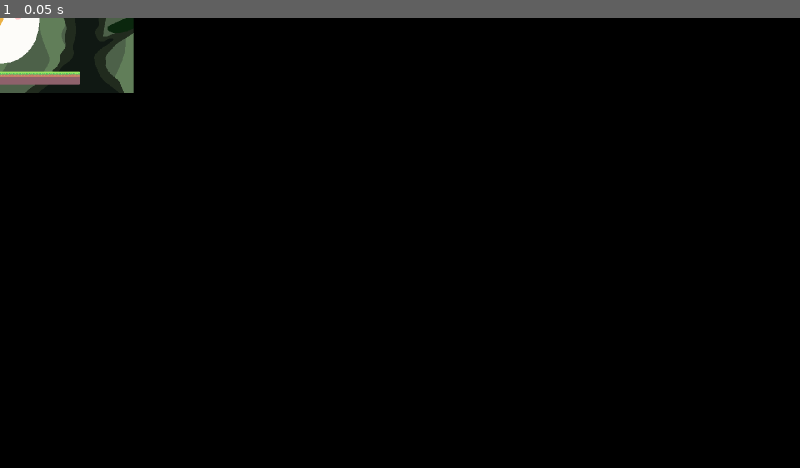
Above: before the commit, frame 1.
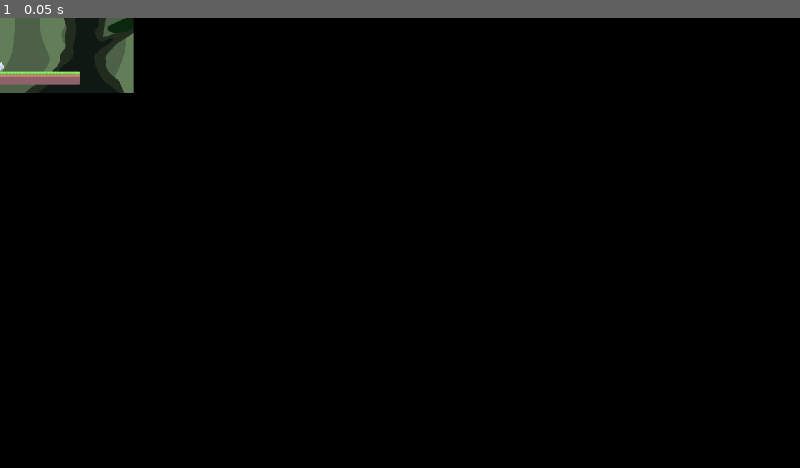
Above: after the commit, the same moment.

Repository: FluffyLuffie/JumpRegu
Game: Godot game, scene res://scenes/levels/2_12.tscn
The game is run twice, just before and just after one commit, with the same random seed, the same clock (stepped at 60 frames per second) and the same inputs. This scene is started directly instead of the project's main scene.
Inputs:
- Up to frame 1 (0.05 s): no input

The runs differ from the first frame. In frame 1, 0.4% of the frame differs, in the area x 0-5%, y 0-12%.
Error in both runs: Attempt to call function 'add_child' in base 'null instance' on a null instance. (res://scripts/GameStates.gd:52)

Commit message:
changed bigChicken to zeno, updated animation

Diff:
--- a/project.godot
+++ b/project.godot
@@ -7,6 +7,16 @@
 ;   param=value ; assign values to parameters
 
 config_version=4
+
+_global_script_classes=[ {
+"base": "KinematicBody2D",
+"class": "Regu",
+"language": "GDScript",
+"path": "res://scripts/Regu.gd"
+} ]
+_global_script_class_icons={
+"Regu": ""
+}
 
 [application]
 
--- a/scenes/Inari.tscn
+++ b/scenes/Inari.tscn
@@ -27,12 +27,11 @@
 
 [node name="Sprite" type="Sprite" parent="."]
 texture = ExtResource( 2 )
-offset = Vector2( 0, -9 )
+offset = Vector2( 0, -5 )
 region_enabled = true
 region_rect = Rect2( 0, 0, 32, 32 )
 
 [node name="CollisionShape2D" type="CollisionShape2D" parent="."]
-position = Vector2( 0, -4 )
 shape = SubResource( 1 )
 
 [node name="AnimationPlayer" type="AnimationPlayer" parent="."]
--- a/scenes/BigChicken.tscn
+++ b/scenes/Mishiro.tscn
@@ -1,12 +1,10 @@
-[gd_scene load_steps=6 format=2]
+[gd_scene load_steps=7 format=2]
 
-[ext_resource path="res://sprites/bigChicken.png" type="Texture" id=1]
-[ext_resource path="res://scripts/BigChicken.gd" type="Script" id=2]
+[ext_resource path="res://sprites/mishiro.png" type="Texture" id=1]
+[ext_resource path="res://scripts/Mishiro.gd" type="Script" id=2]
 [ext_resource path="res://sprites/pixel.png" type="Texture" id=3]
 
-[sub_resource type="CapsuleShape2D" id=1]
-radius = 80.0
-height = 60.0
+[sub_resource type="RectangleShape2D" id=3]
 
 [sub_resource type="Animation" id=2]
 resource_name = "flash"
@@ -38,15 +36,33 @@
 } ]
 }
 
-[node name="BigChicken" type="Area2D"]
+[sub_resource type="Animation" id=4]
+resource_name = "idle"
+loop = true
+tracks/0/type = "value"
+tracks/0/path = NodePath("Sprite:region_rect")
+tracks/0/interp = 0
+tracks/0/loop_wrap = true
+tracks/0/imported = false
+tracks/0/enabled = true
+tracks/0/keys = {
+"times": PoolRealArray( 0, 0.5 ),
+"transitions": PoolRealArray( 1, 1 ),
+"update": 1,
+"values": [ Rect2( 0, 0, 32, 32 ), Rect2( 32, 0, 32, 32 ) ]
+}
+
+[node name="Mishiro" type="Area2D"]
 script = ExtResource( 2 )
 
 [node name="Sprite" type="Sprite" parent="."]
 texture = ExtResource( 1 )
-offset = Vector2( 0, -4 )
+offset = Vector2( 0, -5 )
+region_enabled = true
+region_rect = Rect2( 0, 0, 32, 32 )
 
 [node name="CollisionShape2D" type="CollisionShape2D" parent="."]
-shape = SubResource( 1 )
+shape = SubResource( 3 )
 
 [node name="White" type="Sprite" parent="."]
 modulate = Color( 1, 1, 1, 0 )
@@ -55,4 +71,6 @@
 texture = ExtResource( 3 )
 
 [node name="AnimationPlayer" type="AnimationPlayer" parent="."]
+autoplay = "idle"
 anims/flash = SubResource( 2 )
+anims/idle = SubResource( 4 )
--- a/scenes/Regu.tscn
+++ b/scenes/Regu.tscn
@@ -10,9 +10,119 @@
 [sub_resource type="RectangleShape2D" id=1]
 extents = Vector2( 4, 7 )
 
+[sub_resource type="Animation" id=4]
+resource_name = "charge"
+tracks/0/type = "value"
+tracks/0/path = NodePath("Sprite:region_rect")
+tracks/0/interp = 1
+tracks/0/loop_wrap = true
+tracks/0/imported = false
+tracks/0/enabled = true
+tracks/0/keys = {
+"times": PoolRealArray( 0 ),
+"transitions": PoolRealArray( 1 ),
+"update": 0,
+"values": [ Rect2( 0, 64, 32, 32 ) ]
+}
+
+[sub_resource type="Animation" id=5]
+resource_name = "fall"
+tracks/0/type = "value"
+tracks/0/path = NodePath("Sprite:region_rect")
+tracks/0/interp = 1
+tracks/0/loop_wrap = true
+tracks/0/imported = false
+tracks/0/enabled = true
+tracks/0/keys = {
+"times": PoolRealArray( 0 ),
+"transitions": PoolRealArray( 1 ),
+"update": 0,
+"values": [ Rect2( 0, 128, 32, 32 ) ]
+}
+
+[sub_resource type="Animation" id=6]
+resource_name = "idle"
+length = 2.0
+loop = true
+step = 0.5
+tracks/0/type = "value"
+tracks/0/path = NodePath("Sprite:region_rect")
+tracks/0/interp = 1
+tracks/0/loop_wrap = true
+tracks/0/imported = false
+tracks/0/enabled = true
+tracks/0/keys = {
+"times": PoolRealArray( 0, 0.5, 1, 1.5 ),
+"transitions": PoolRealArray( 1, 1, 1, 1 ),
+"update": 1,
+"values": [ Rect2( 0, 0, 32, 32 ), Rect2( 32, 0, 32, 32 ), Rect2( 64, 0, 32, 32 ), Rect2( 96, 0, 32, 32 ) ]
+}
+
+[sub_resource type="Animation" id=7]
+resource_name = "rise"
+tracks/0/type = "value"
+tracks/0/path = NodePath("Sprite:region_rect")
+tracks/0/interp = 1
+tracks/0/loop_wrap = true
+tracks/0/imported = false
+tracks/0/enabled = true
+tracks/0/keys = {
+"times": PoolRealArray( 0 ),
+"transitions": PoolRealArray( 1 ),
+"update": 0,
+"values": [ Rect2( 0, 96, 32, 32 ) ]
+}
+
+[sub_resource type="Animation" id=8]
+resource_name = "splat"
+tracks/0/type = "value"
+tracks/0/path = NodePath("Sprite:region_rect")
+tracks/0/interp = 1
+tracks/0/loop_wrap = true
+tracks/0/imported = false
+tracks/0/enabled = true
+tracks/0/keys = {
+"times": PoolRealArray( 0 ),
+"transitions": PoolRealArray( 1 ),
+"update": 0,
+"values": [ Rect2( 0, 192, 32, 32 ) ]
+}
+
+[sub_resource type="Animation" id=3]
+resource_name = "stun"
+tracks/0/type = "value"
+tracks/0/path = NodePath("Sprite:region_rect")
+tracks/0/interp = 1
+tracks/0/loop_wrap = true
+tracks/0/imported = false
+tracks/0/enabled = true
+tracks/0/keys = {
+"times": PoolRealArray( 0 ),
+"transitions": PoolRealArray( 1 ),
+"update": 0,
+"values": [ Rect2( 0, 160, 32, 32 ) ]
+}
+
+[sub_resource type="Animation" id=9]
+resource_name = "walk"
+loop = true
+step = 0.25
+tracks/0/type = "value"
+tracks/0/path = NodePath("Sprite:region_rect")
+tracks/0/interp = 1
+tracks/0/loop_wrap = true
+tracks/0/imported = false
+tracks/0/enabled = true
+tracks/0/keys = {
+"times": PoolRealArray( 0, 0.25, 0.5, 0.75 ),
+"transitions": PoolRealArray( 1, 1, 1, 1 ),
+"update": 1,
+"values": [ Rect2( 0, 32, 32, 32 ), Rect2( 32, 32, 32, 32 ), Rect2( 64, 32, 32, 32 ), Rect2( 96, 32, 32, 32 ) ]
+}
+
 [sub_resource type="Animation" id=2]
 resource_name = "zenoJump"
-length = 3.0
+length = 5.0
 tracks/0/type = "method"
 tracks/0/path = NodePath(".")
 tracks/0/interp = 1
@@ -20,7 +130,7 @@
 tracks/0/imported = false
 tracks/0/enabled = true
 tracks/0/keys = {
-"times": PoolRealArray( 3 ),
+"times": PoolRealArray( 5 ),
 "transitions": PoolRealArray( 1 ),
 "values": [ {
 "args": [  ],
@@ -36,7 +146,7 @@
 offset = Vector2( 0, -9 )
 flip_h = true
 region_enabled = true
-region_rect = Rect2( 0, 0, 32, 32 )
+region_rect = Rect2( 0, 160, 32, 32 )
 
 [node name="CollisionShape2D" type="CollisionShape2D" parent="."]
 shape = SubResource( 1 )
@@ -62,4 +172,12 @@
 bus = "SoundEffects"
 
 [node name="AnimationPlayer" type="AnimationPlayer" parent="."]
+autoplay = "idle"
+anims/charge = SubResource( 4 )
+anims/fall = SubResource( 5 )
+anims/idle = SubResource( 6 )
+anims/rise = SubResource( 7 )
+anims/splat = SubResource( 8 )
+anims/stun = SubResource( 3 )
+anims/walk = SubResource( 9 )
 anims/zenoJump = SubResource( 2 )
--- a/scenes/levels/2_11.tscn
+++ b/scenes/levels/2_11.tscn
@@ -20,4 +20,4 @@
 position = Vector2( -185, 18 )
 
 [node name="Inari" parent="." instance=ExtResource( 4 )]
-position = Vector2( -120, 41 )
+position = Vector2( -120, 37 )
--- a/scenes/levels/2_12.tscn
+++ b/scenes/levels/2_12.tscn
@@ -2,7 +2,7 @@
 
 [ext_resource path="res://tilesets/grass.tres" type="TileSet" id=1]
 [ext_resource path="res://sprites/backgrounds/0.png" type="Texture" id=2]
-[ext_resource path="res://scenes/BigChicken.tscn" type="PackedScene" id=3]
+[ext_resource path="res://scenes/Mishiro.tscn" type="PackedScene" id=3]
 
 [node name="2_12" type="Node2D"]
 
@@ -15,6 +15,7 @@
 format = 1
 tile_data = PoolIntArray( 589812, 0, 0, 589813, 0, 1, 589814, 0, 1, 589815, 0, 1, 589816, 0, 1, 589817, 0, 1, 589818, 0 …(699 unchanged characters)…
 
-[node name="BigChicken" parent="." instance=ExtResource( 3 )]
+[node name="Mishiro" parent="." instance=ExtResource( 3 )]
+position = Vector2( 0, 117 )
 
-[connection signal="body_entered" from="BigChicken" to="BigChicken" method="_on_BigChicken_body_entered"]
+[connection signal="body_entered" from="Mishiro" to="Mishiro" method="_on_BigChicken_body_entered"]
--- a/scripts/BigChicken.gd
+++ b/scripts/Mishiro.gd
@@ -1,4 +1,7 @@
 extends Area2D
+
+func _ready() -> void:
+	$White.global_position = Vector2.ZERO
 
 # warning-ignore:unused_argument
 func _on_BigChicken_body_entered(body: Node) -> void:
@@ -11,4 +14,4 @@
 func open():
 	$Sprite.modulate.a = 0.0
 	GameStates.player.game_clear()
-	GameStates.player.get_node('AnimationPlayer').play('zenoJump')
+	GameStates.player.state = Regu.State.zenoJump
--- a/scripts/Regu.gd
+++ b/scripts/Regu.gd
@@ -1,14 +1,17 @@
+class_name Regu
+
 extends KinematicBody2D
 
 # not the most beautiful code, but it does work (most of the time)
 
-enum State{idle, walk, charge, rise, fall, stun, splat}
+enum State{idle, walk, charge, rise, fall, stun, splat, zenoJump}
 
 onready var sprite = $Sprite
 onready var soundJump = $SoundJump
 onready var soundLand = $SoundLand
 onready var soundBump = $SoundBump
 onready var soundSplat = $SoundSplat
+onready var ap = $AnimationPlayer
 
 var walk_speed:float = 75
 var jump_speed:float = 150
@@ -23,105 +26,97 @@
 var jump_charge:int = 0
 
 var state = State.idle
-var animation_timer:float = 0.0
 var falling_frames: int = 0
 
 # warning-ignore:unused_argument
 func _process(delta):
-	if state < 2:
-		sprite.region_rect.position = Vector2((int(animation_timer * 4) % 4) * 32, state * 32)
-	else:
-		sprite.region_rect.position = Vector2(0, state * 32)
-	animation_timer += delta
+	ap.play(State.keys()[state])
 
 func _physics_process(delta):
+	if state == State.zenoJump:
+		return
+
 	if Input.is_action_just_pressed("teleport"):
 		position = get_global_mouse_position()
-
 
 	# warning-ignore:return_value_discarded
 	var next_velocity: Vector2 = move_and_slide(velocity, Vector2.UP)
 	var last_col: KinematicCollision2D = get_last_slide_collision()
 
+	if Input.is_action_just_pressed("jump"):
+		jump_charging = true
 
-	if !GameStates.cutscene:
-		if Input.is_action_just_pressed("jump"):
-			jump_charging = true
+	if last_col:
+		#if on flat ground
+		if (is_on_floor() and last_col.normal.y == 0.0) or (velocity.y >= 0.0 and last_col.normal.x == 0.0):
+			#if falling fast, splat
+			if state == State.fall or state == State.stun:
+				if falling_frames >= fall_splat_frames:
+					soundSplat.play()
+					state = State.splat
+				else:
+					soundLand.play()
+			falling_frames = 0
 
-		if last_col:
-			#if on flat ground
-			if (is_on_floor() and last_col.normal.y == 0.0) or (velocity.y >= 0.0 and last_col.normal.x == 0.0):
-				#if falling fast, splat
-				if state == State.fall or state == State.stun:
-					if falling_frames >= fall_splat_frames:
-						soundSplat.play()
-						state = State.splat
+			velocity = Vector2()
+			if jump_charging and Input.is_action_pressed("jump") && !GameStates.cutscene:
+				if jump_charge < max_jump_charge:
+					jump_charge += 1
+					state = State.charge
+			else:
+				if jump_charging and Input.is_action_just_released("jump") && !GameStates.cutscene:
+					soundJump.play()
+					velocity.y = -((float(jump_charge) / max_jump_charge) * (max_jump_speed - min_jump_speed) + min_jump_speed)
+					state = State.rise
+					if Input.is_action_pressed("right"):
+						velocity.x = jump_speed
+					if Input.is_action_pressed("left"):
+						velocity.x -= jump_speed
+				elif state != State.splat:
+					if Input.is_action_pressed("right") && !GameStates.cutscene:
+						velocity.x = walk_speed
+					if Input.is_action_pressed("left") && !GameStates.cutscene:
+						velocity.x -= walk_speed
+
+					if velocity.x != 0.0:
+						state = State.walk
 					else:
-						soundLand.play()
-				falling_frames = 0
+						state = State.idle
+			if velocity.x > 0.0:
+				sprite.flip_h = false
+			elif velocity.x < 0.0:
+				sprite.flip_h = true
+		# if wall hit in air
+		elif last_col.normal.y == 0.0 and velocity.x != 0.0 and not is_on_floor():
+			soundBump.play()
+			state = State.stun
+			velocity.x = -velocity.x / 2.0
+		#if ceiling
+		elif is_on_ceiling():
+			soundBump.play()
+			state = State.stun
+			velocity.y = -velocity.y / 2.0
+		#if on slope
+		elif last_col.normal.y != 0.0:
+			state = State.stun
+			falling_frames = 0
 
-				velocity = Vector2()
-				if jump_charging and Input.is_action_pressed("jump"):
-					if jump_charge < max_jump_charge:
-						jump_charge += 1
-						state = State.charge
-				else:
-					if jump_charging and Input.is_action_just_released("jump"):
-						soundJump.play()
-						velocity.y = -((float(jump_charge) / max_jump_charge) * (max_jump_speed - min_jump_speed) + min_jump_speed)
-						state = State.rise
-						if Input.is_action_pressed("right"):
-							velocity.x = jump_speed
-						if Input.is_action_pressed("left"):
-							velocity.x -= jump_speed
-					elif state != State.splat:
-						if Input.is_action_just_pressed("left") or Input.is_action_just_pressed("right"):
-							animation_timer = 0.0
+			velocity.y = min(next_velocity.y + GameStates.gravity * delta / 3.0, terminal_velocity / 3.0)
+			#if slide right
+			if get_floor_normal().x > 0.0:
+				velocity.x = min(next_velocity.x + GameStates.gravity * delta / 3.0, terminal_velocity / 3.0)
+			else:
+				velocity.x = max(next_velocity.x - GameStates.gravity * delta / 3.0, -terminal_velocity / 3.0)
 
-						if Input.is_action_pressed("right"):
-							velocity.x = walk_speed
-						if Input.is_action_pressed("left"):
-							velocity.x -= walk_speed
+	else:
+		if state != State.stun:
+			if velocity.y < 0.0:
+				state = State.rise
+			else:
+				state = State.fall
 
-						if velocity.x != 0.0:
-							state = State.walk
-						else:
-							state = State.idle
-				if velocity.x > 0.0:
-					sprite.flip_h = false
-				elif velocity.x < 0.0:
-					sprite.flip_h = true
-			# if wall hit in air
-			elif last_col.normal.y == 0.0 and velocity.x != 0.0 and not is_on_floor():
-				soundBump.play()
-				state = State.stun
-				velocity.x = -velocity.x / 2.0
-			#if ceiling
-			elif is_on_ceiling():
-				soundBump.play()
-				state = State.stun
-				velocity.y = -velocity.y / 2.0
-			#if on slope
-			elif last_col.normal.y != 0.0:
-				state = State.stun
-				falling_frames = 0
-
-				velocity.y = min(next_velocity.y + GameStates.gravity * delta / 3.0, terminal_velocity / 3.0)
-				#if slide right
-				if get_floor_normal().x > 0.0:
-					velocity.x = min(next_velocity.x + GameStates.gravity * delta / 3.0, terminal_velocity / 3.0)
-				else:
-					velocity.x = max(next_velocity.x - GameStates.gravity * delta / 3.0, -terminal_velocity / 3.0)
-
-		else:
-			if state != State.stun:
-				if velocity.y < 0.0:
-					state = State.rise
-				else:
-					state = State.fall
-
-			if velocity.y >= 0.0:
-				falling_frames += 1
+		if velocity.y >= 0.0:
+			falling_frames += 1
 
 	if Input.is_action_just_released("jump"):
 		jump_charging = false
@@ -163,10 +158,12 @@
 	sprite.flip_h = true
 	position = Vector2(0.0, 121.0)
 	velocity = Vector2.ZERO
+	state = State.idle
 	sprite.texture = load("res://sprites/reguZeno.png")
 	$AnimationPlayer.play('zenoJump')
 
 func zeno_jump() -> void:
 	collision_layer = 0
 	collision_mask = 0
+	state = State.rise
 	velocity = Vector2(-60.0, -450)
Not shown: 1 places in scenes/Regu.tscn that only renumber resources
Binary file removed: sprites/bigChicken.png
Binary file changed: sprites/inari.png
Binary file added: sprites/mishiro.png
Not shown, changed: sprites/mishiro.png.import
Binary file changed: sprites/regu.png
Binary file changed: sprites/reguZeno.png
